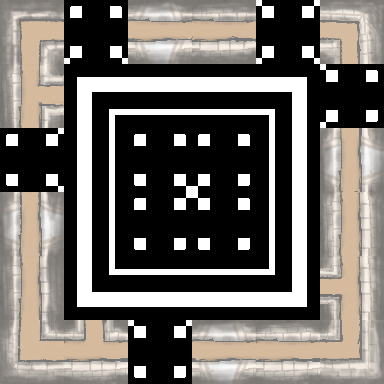
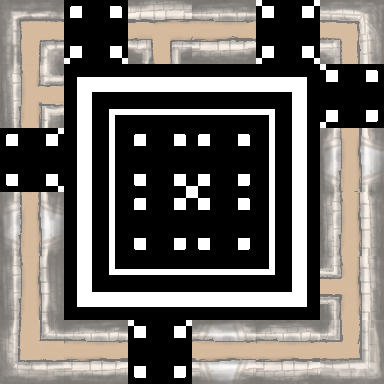
Two versions of the same layered image (384px x 384px). Layer-by-layer changes:
painted on "Layer 44" over [64, 0, 192, 384]
added layer "Layer 48" above "Layer 16" over [64, 320, 128, 384]
